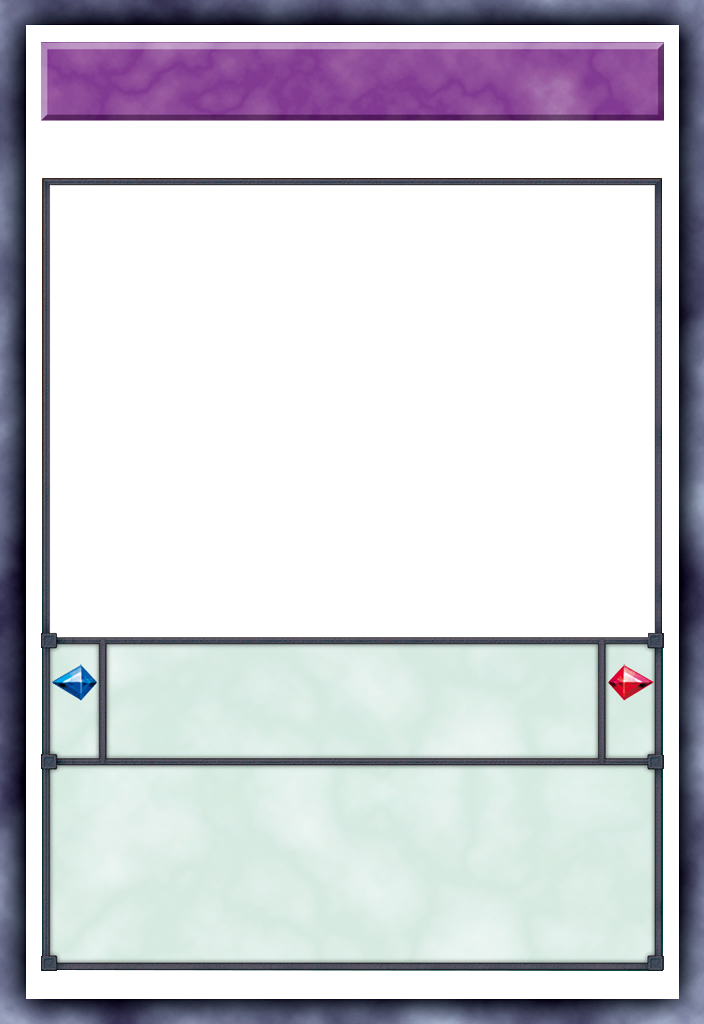
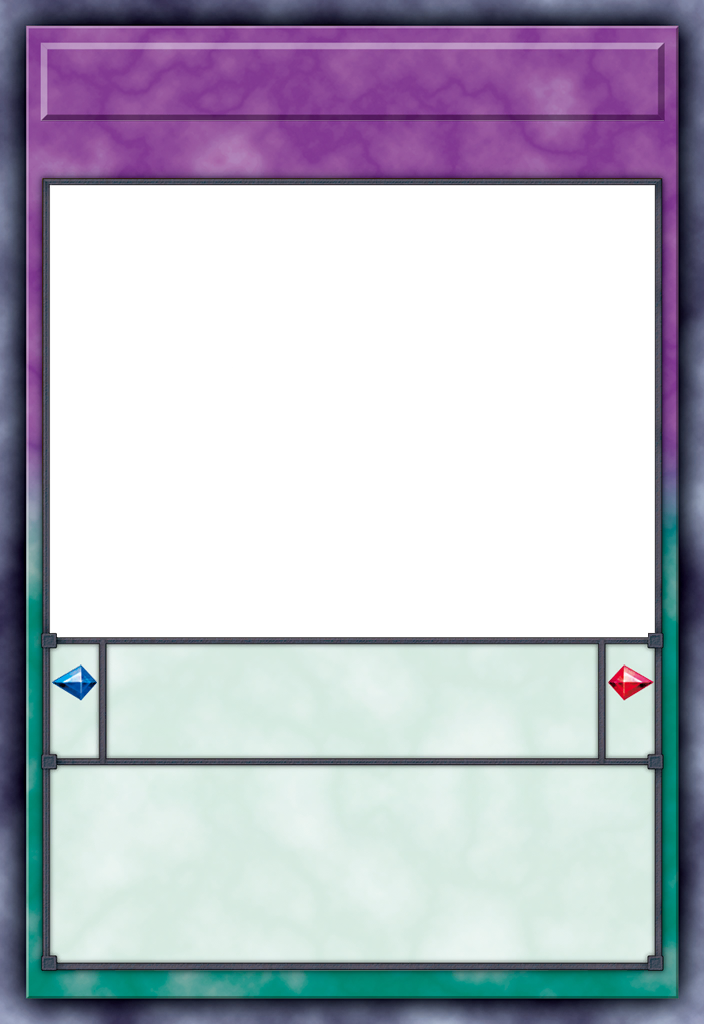
Layer changes from the first 704px x 1024px image to the second:
added layer "BackGround" above "NameBox" over [26, 25, 679, 999]